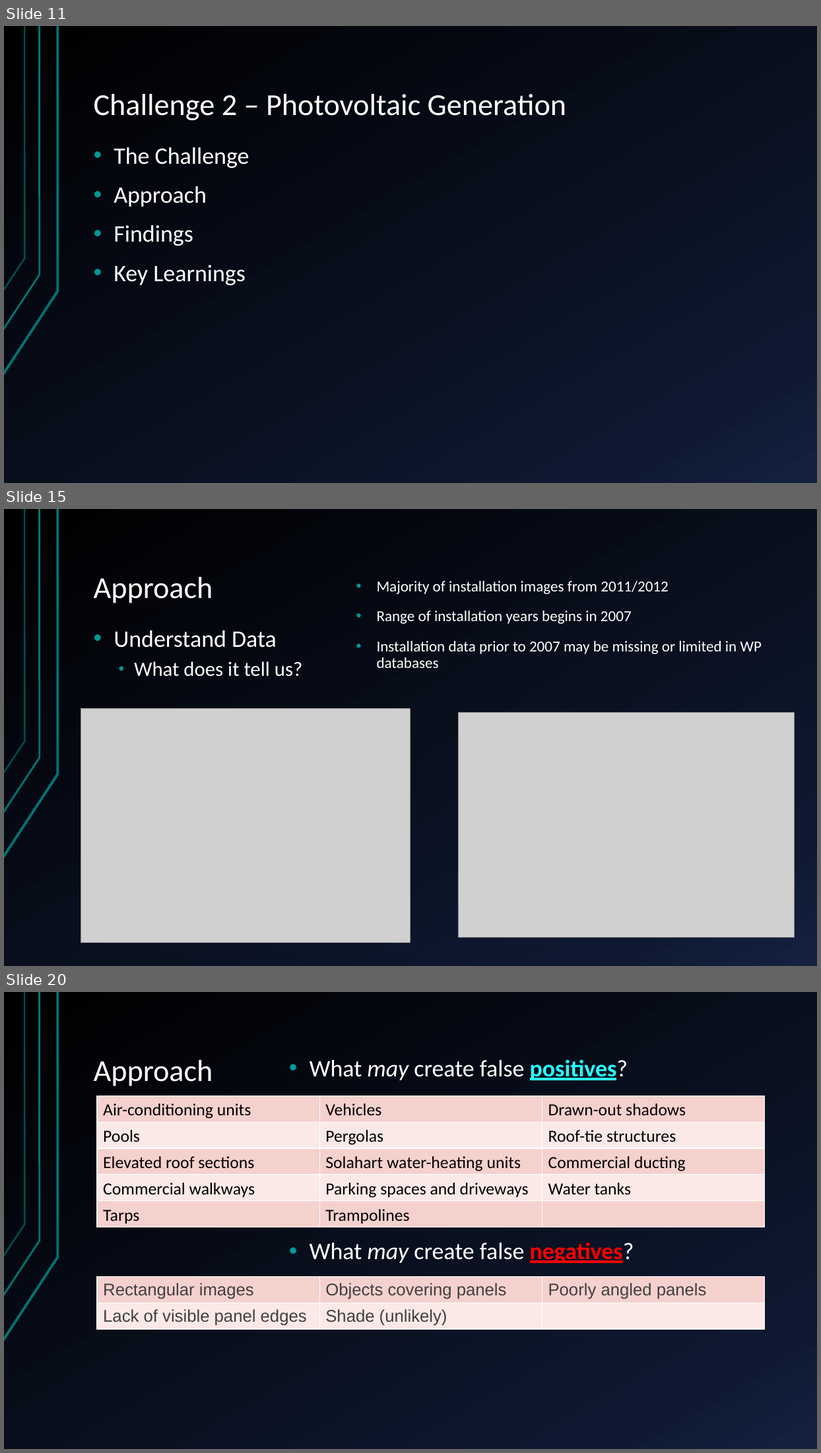
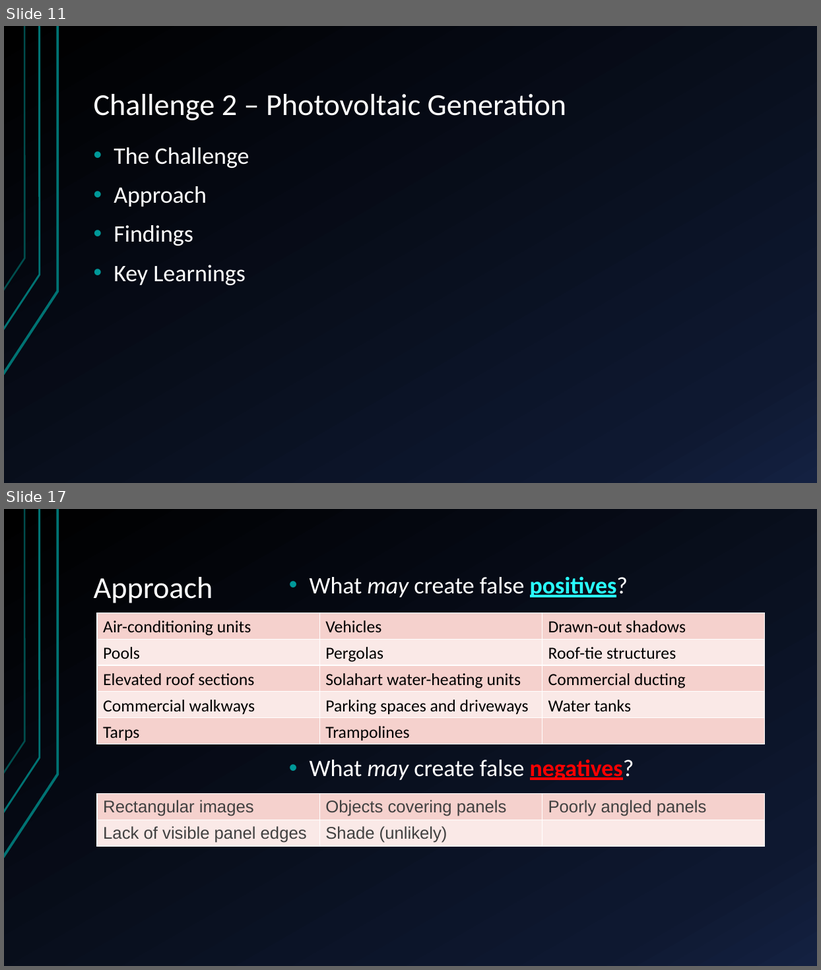
Before and after one commit to sofiary/teamunicornn, a slide deck: Western Power Hack-a-Gig Presentation.pptx. Shown one above the other, each under a label of ours: slides 11, 15 and 20 before the commit, slides 11 and 17 after it; the slides between them are not shown. The pictures are 821x1453 and 821x970 pixels, drawn with LibreOffice and Linux fonts; fonts in the diff are those of the drawing; grey boxes stand for pictures. Boxes give left, top, right and bottom in pixels: in the first picture for what was removed or moved away, otherwise in the second. Text is boxed around its words. In the diff, an @@ line names an element or a change of style, - is before the commit and + after.

```diff
--- a/Western Power Hack-a-Gig Presentation.pptx
+++ b/Western Power Hack-a-Gig Presentation.pptx
@@ slide 15 removed at box(4, 509, 817, 966), background gradient #000000 to #0F1931 to #142242; not listed: 3 template elements that a slide beside it also shows @@
@@ title removed at box(94, 577, 213, 603) @@
-Approach
@@ text removed at box(377, 581, 762, 668) @@
-• Majority of installation images from 2011/2012
-• Range of installation years begins in 2007
-• Installation data prior to 2007 may be missing or limited in WP databases
@@ text removed at box(114, 630, 302, 677) @@
-• Understand Data
-  • What does it tell us?
@@ picture removed at box(81, 709, 411, 943) @@
@@ picture removed at box(459, 713, 794, 939) @@
@@ what was slide 20 is now slide 17 @@
```
Also in this commit, not shown: 7 slides changed, 5 slides added, 2 other slides removed.
